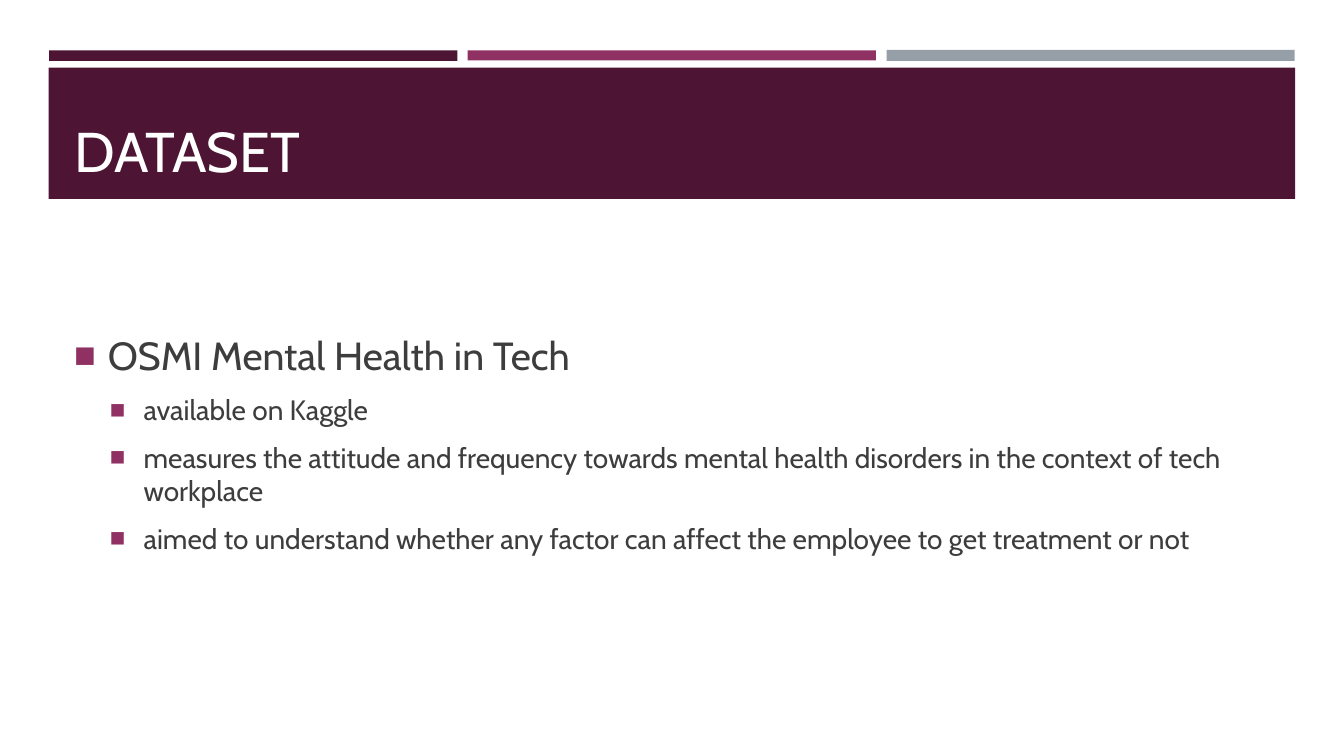
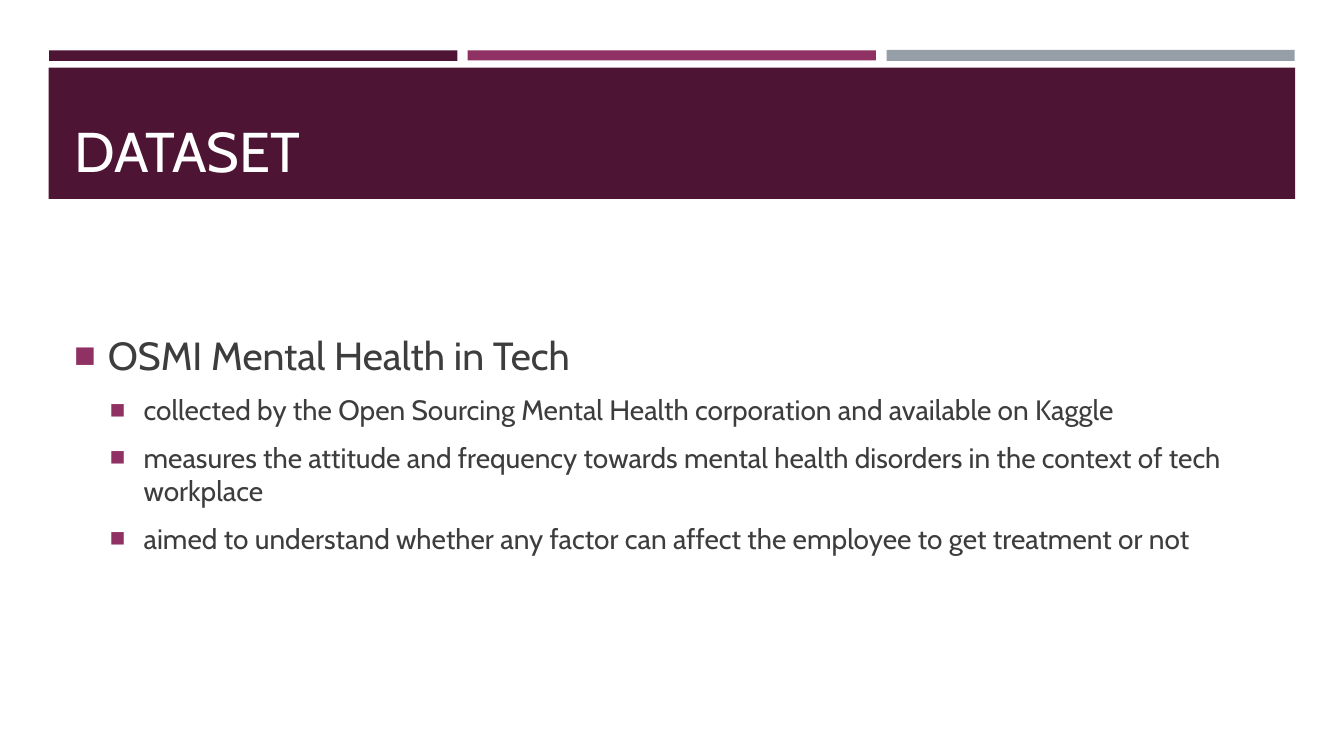
Before and after one commit to stefanopc/Mental-Health-Tech-Prediction, a slide deck: slide 2 of ProjectWorkPPT.pptx. Drawn at 1344x756 pixels with LibreOffice and Linux fonts; fonts in the diff are those of the drawing. Boxes give left, top, right and bottom in pixels: in the first picture for what was removed or moved away, otherwise in the second. Text is boxed around its words. In the diff, an @@ line names an element or a change of style, - is before the commit and + after.

```diff
--- a/ProjectWorkPPT.pptx
+++ b/ProjectWorkPPT.pptx
@@ text at (144, 399, 1113, 426): text changed @@
-  ■ available on Kaggle
+  ■ collected by the Open Sourcing Mental Health corporation and available on Kaggle
```
Also in this commit, not shown: 8 other slides changed, 1 slide added, 1 other file.
